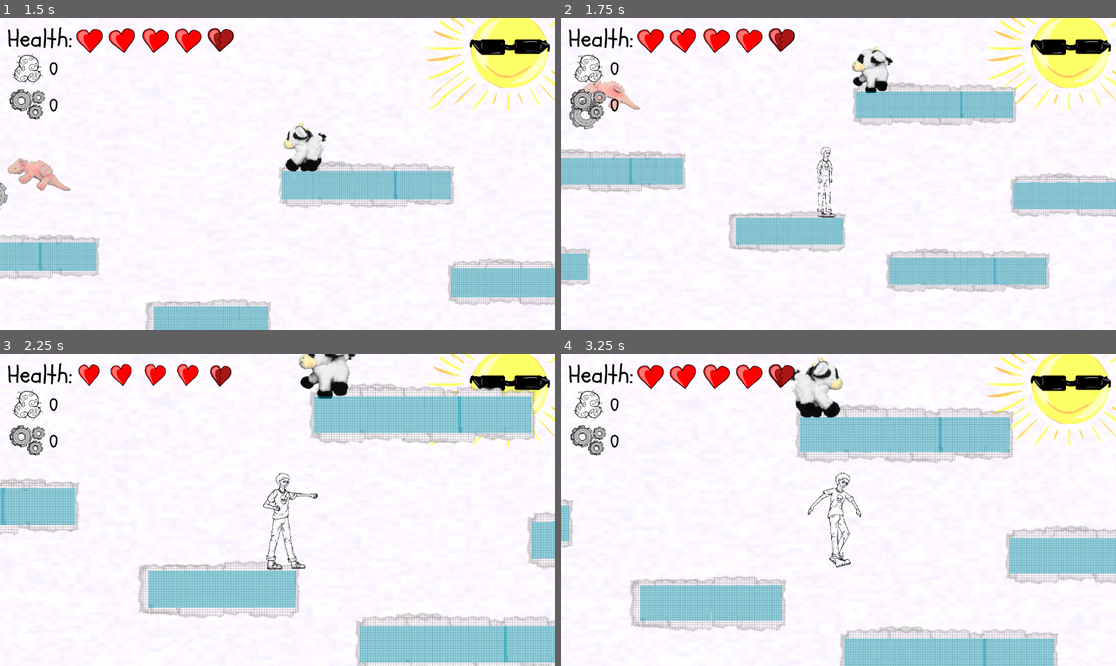
Above: before the commit, frames 1-4 (two rows, left to right).
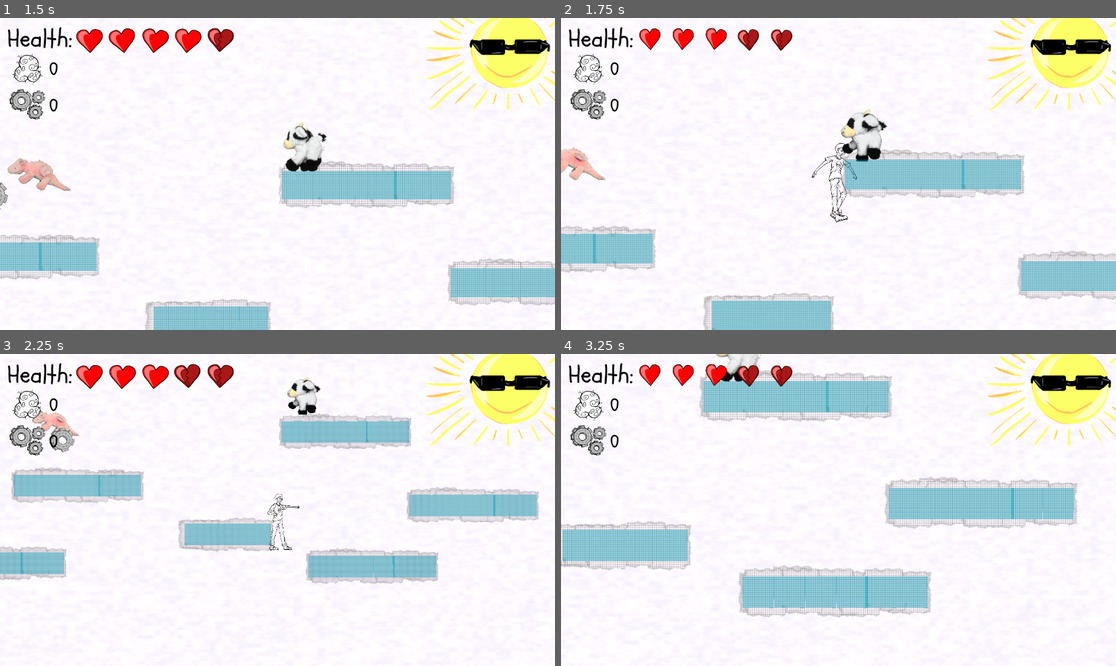
Above: after the commit, the same moments.

Repository: asger-finding/ddu-syds-droemmerejse
Game: Godot game, scene res://Root.tscn
Same seed, same stepped clock (60 frames per second), same inputs: the game is played once before the commit and once after it.
Inputs:
- Up to frame 1 (1.5 s): tap Enter (ui_accept) at 0.5, 0.77 s; hold Right (ui_right) 0.53-1.28 s; tap X (Punch) at 0.6, 1.35 s; hold Down (ui_down) from 1.28 s (still down)
- Up to frame 2 (1.75 s): keep holding Down (ui_down); tap Enter (ui_accept) at 1.52 s
- Up to frame 3 (2.25 s): release Down (ui_down) at 2.03 s; hold Right (ui_right) from 2.03 s (still down); tap X (Punch) at 2.1 s
- Up to frame 4 (3.25 s): release Right (ui_right) at 2.78 s; hold Up (ui_up) from 2.78 s (still down); tap X (Punch) at 2.85 s; tap Enter (ui_accept) at 3.02 s

Frame 1 is identical in both runs. In frame 2, 27% of the frame differs, in the area x 0-100%, y 3-100%; in frame 3, 30%; in frame 4, 33%, in the area x 0-100%, y 0-100%.

Commit message:
Refactor: Made last "fix" work, Problem: See Description
Knockback does not move player away from enemy before taking damage again

Diff:
--- a/game/Scripts/Enemy.gd
+++ b/game/Scripts/Enemy.gd
@@ -20,11 +20,15 @@
 var knockback_time := 0.0
 var knockback_velocity := Vector2.ZERO
 var player_inside = false
+var player_temp
 
 func _ready() -> void:
 	_animated_sprite.play(enemy_class)
 
 func _process(_delta: float) -> void:
+	if player_inside:
+		hit_player()
+		print("inside")
 	if health <= 0:
 		kill()
 
@@ -96,18 +100,25 @@
 
 func _on_area_2d_body_entered(body: Node2D) -> void:
 	player_inside = true
-	while player_inside:
-		if body is Player:
-			var player = body
-			var already_stunned = player.stun(stun_time)
-			if already_stunned:
-				return
+	player_temp = body
+	hit_player( )
 
-			print("You took damage")
+func hit_player():
+	print(player_temp)
+	if player_temp is Player:
+		var player = player_temp
+		var already_stunned = player.stun(stun_time)
+		print(player.stun(stun_time))
+		if already_stunned:
+			return
 
-			apply_knockback_to_player(player)
-			player.deal_damage(damage)
+		print("You took damage")
+		apply_knockback_to_player(player)
+		player.deal_damage(damage)
+
 
 func _on_area_2d_body_exited(body: Node2D) -> void:
+	print("out")
 	player_inside = false
+	player_temp = ""
 	pass # Replace with function body.
